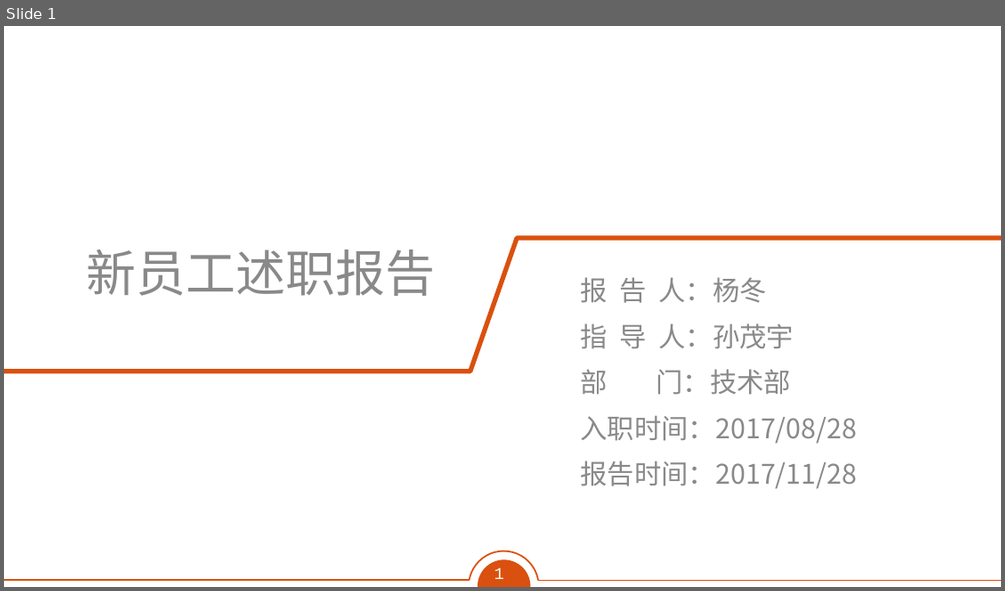
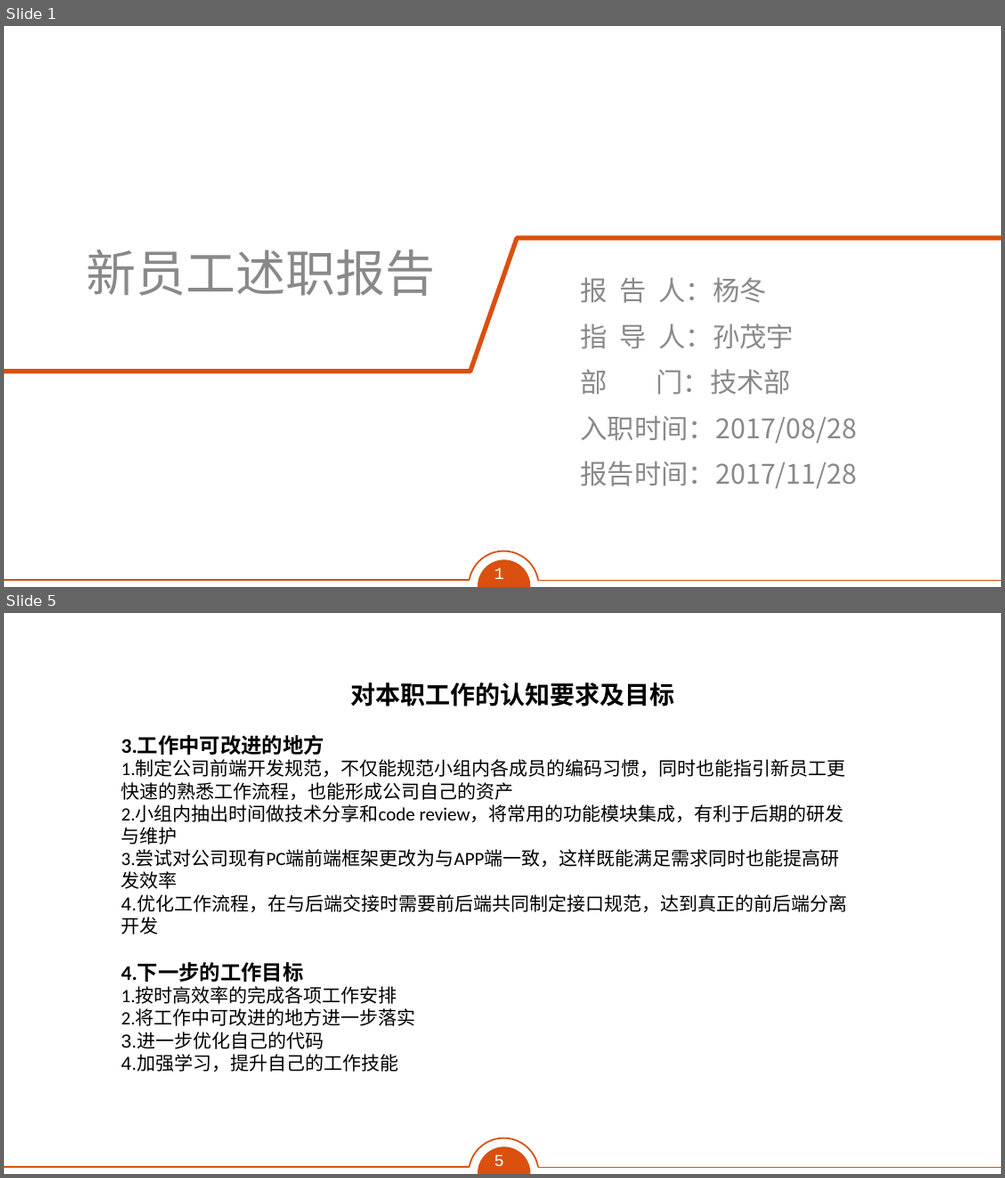
Before and after one commit to Jesse121/Study, a slide deck: 果酱-转正述职模板.pptx. Shown one above the other, each under a label of ours: slide 1 before the commit, slides 1 and 5 after it; the slides between them are not shown. The pictures are 1005x591 and 1005x1178 pixels, drawn with LibreOffice and Linux fonts; fonts in the diff are those of the drawing; background and template pictures are left out. Boxes give left, top, right and bottom in pixels: in the first picture for what was removed or moved away, otherwise in the second. Text is boxed around its words. In the diff, an @@ line names an element or a change of style, - is before the commit and + after.

```diff
--- a/果酱-转正述职模板.pptx
+++ b/果酱-转正述职模板.pptx
@@ slide 5 added at (4, 613, 1001, 1174), background #FFFFFF; not listed: 5 template elements that a slide beside it also shows @@
@@ text added at (833, 617, 966, 714), 26 pt, text #FFFFFF @@
+第二章
+培训六大要素分析
@@ text added at (351, 682, 675, 706), 24 pt, text #000000, bold @@
+对本职工作的认知要求及目标
@@ text added at (121, 735, 848, 1071), 18 pt, text #000000 @@
+3.工作中可改进的地方
+1.制定公司前端开发规范，不仅能规范小组内各成员的编码习惯，同时也能指引新员工更快速的熟悉工作流程，也能形成公司自己的资产
+2.小组内抽出时间做技术分享和code review，将常用的功能模块集成，有利于后期的研发与维护
+3.尝试对公司现有PC端前端框架更改为与APP端一致，这样既能满足需求同时也能提高研发效率
+4.优化工作流程，在与后端交接时需要前后端共同制定接口规范，达到真正的前后端分离开发
+4.下一步的工作目标
+1.按时高效率的完成各项工作安排
+2.将工作中可改进的地方进一步落实
+3.进一步优化自己的代码
+4.加强学习，提升自己的工作技能
```
Also in this commit, not shown: 5 other slides added, 5 slides removed, 3 other files.
